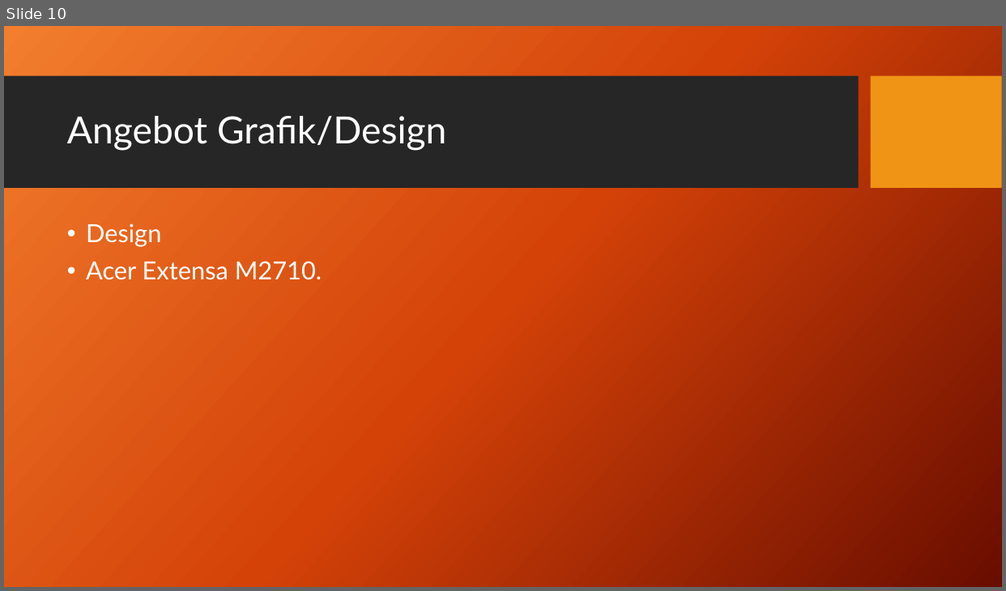
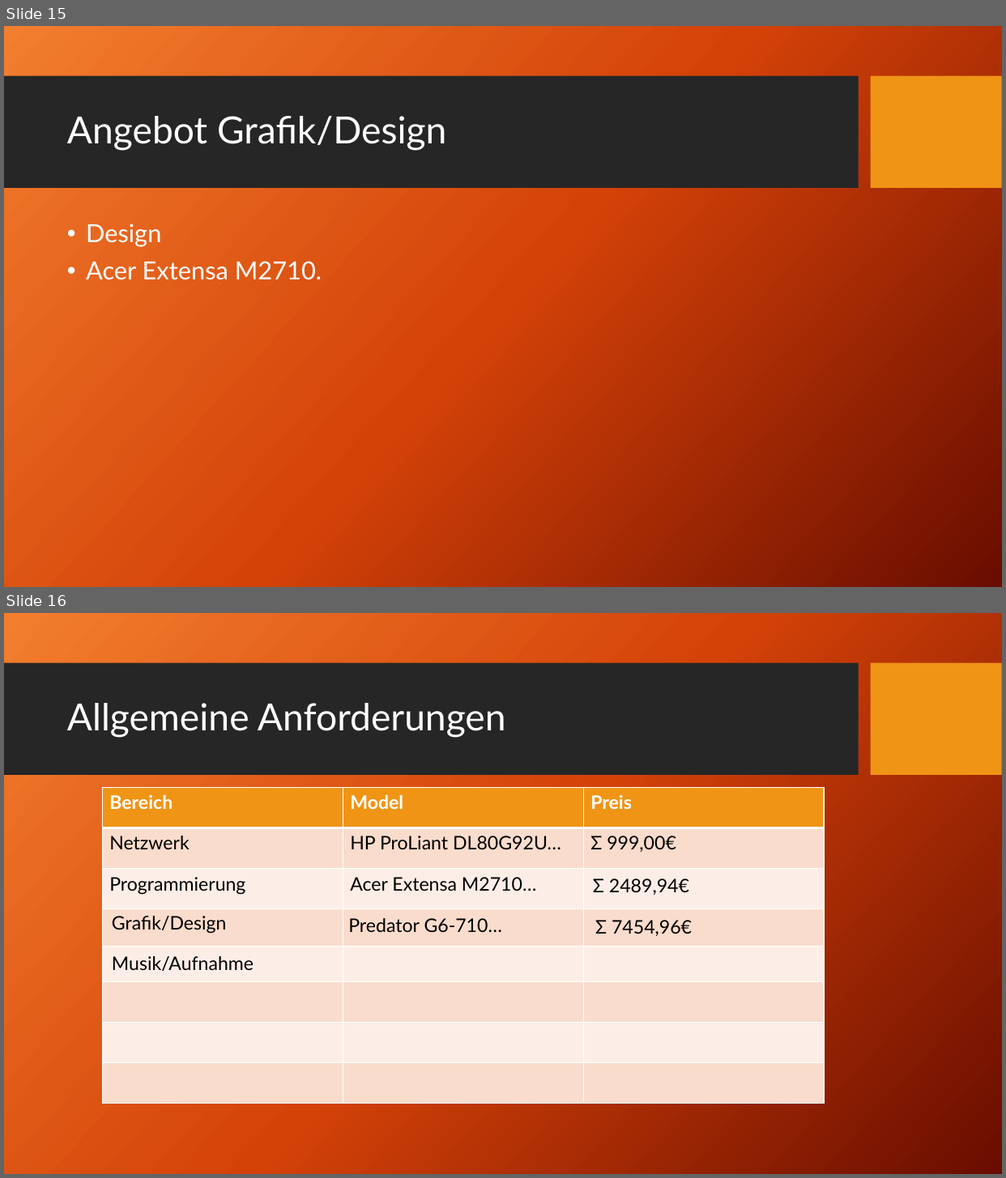
Before and after one commit to HaJaReDeluxe/mintBerryCrunchGames, a slide deck: Angebot für mintBerryCrunchGames GmbH.pptx. Shown one above the other, each under a label of ours: slide 10 before the commit, slides 15 and 16 after it. The pictures are 1006x591 and 1006x1178 pixels, drawn with LibreOffice and Linux fonts; fonts in the diff are those of the drawing; background and template pictures are left out. Boxes give left, top, right and bottom in pixels: in the first picture for what was removed or moved away, otherwise in the second. Text is boxed around its words. In the diff, an @@ line names an element or a change of style, - is before the commit and + after.

```diff
--- a/Angebot für mintBerryCrunchGames GmbH.pptx
+++ b/Angebot für mintBerryCrunchGames GmbH.pptx
@@ slide 16 added at (x1=4, y1=613, x2=1002, y2=1174), background picture (left out); not listed: 2 template elements that a slide beside it also shows @@
@@ title added at (x1=67, y1=703, x2=506, y2=738), 36 pt, text #FFFFFF @@
+Allgemeine Anforderungen
@@ table added at (x1=102, y1=787, x2=823, y2=1103), 8 rows, 3 columns @@
+Bereich | Model | Preis
+Netzwerk | HP ProLiant DL80G92U… | Σ 999,00€
+Programmierung | Acer Extensa M2710… | 
+ |  | 
+ |  | 
+ |  | 
+ |  | 
+ |  | 
@@ text added at (x1=593, y1=879, x2=689, y2=895), 18 pt, text #000000 @@
+Σ 2489,94€
@@ text added at (x1=112, y1=916, x2=227, y2=934), 18 pt, text #000000 @@
+Grafik/Design
@@ text added at (x1=348, y1=918, x2=502, y2=933), 18 pt, text #000000 @@
+  Predator G6-710…
@@ text added at (x1=595, y1=920, x2=692, y2=936), 18 pt, text #000000 @@
+Σ 7454,96€
@@ text added at (x1=112, y1=956, x2=253, y2=971), 18 pt, text #000000 @@
+Musik/Aufnahme
@@ what was slide 10 is now slide 15 @@
```
Also in this commit, not shown: 2 slides changed, 10 other slides added, 2 slides removed, 2 other files.
